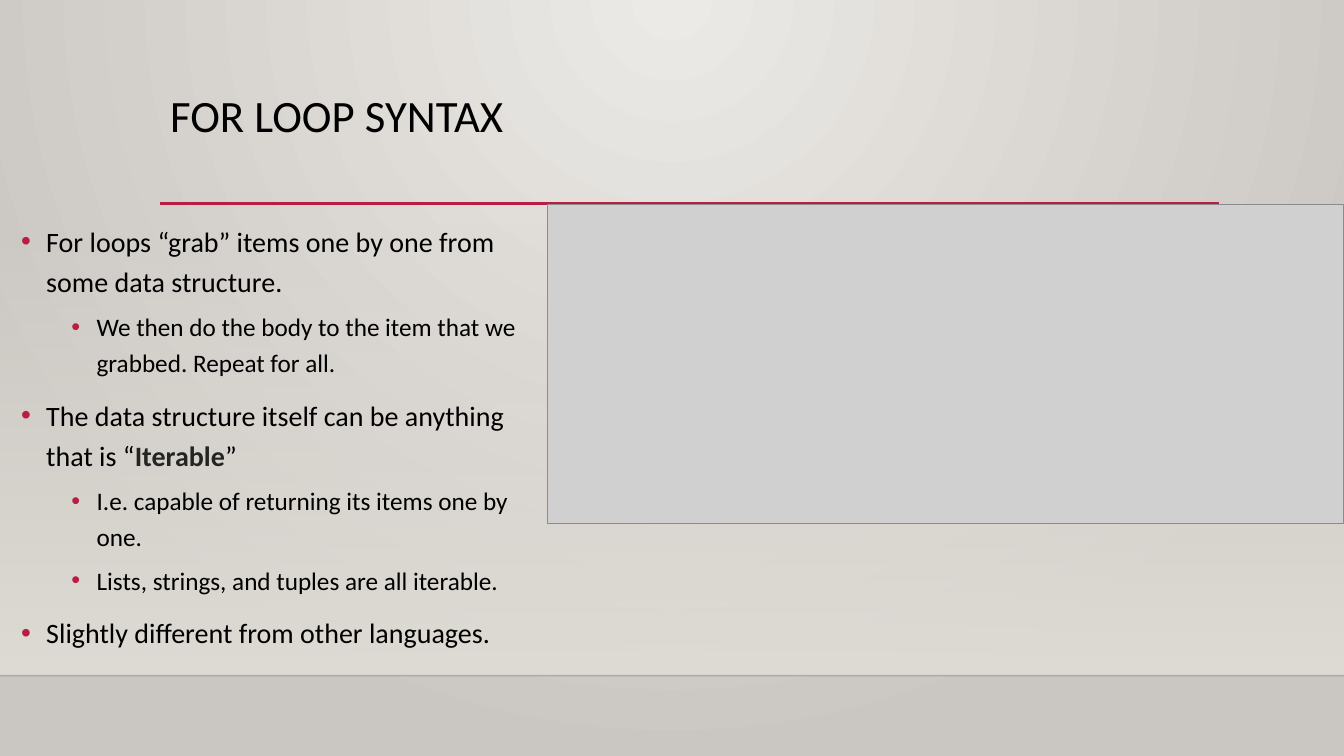
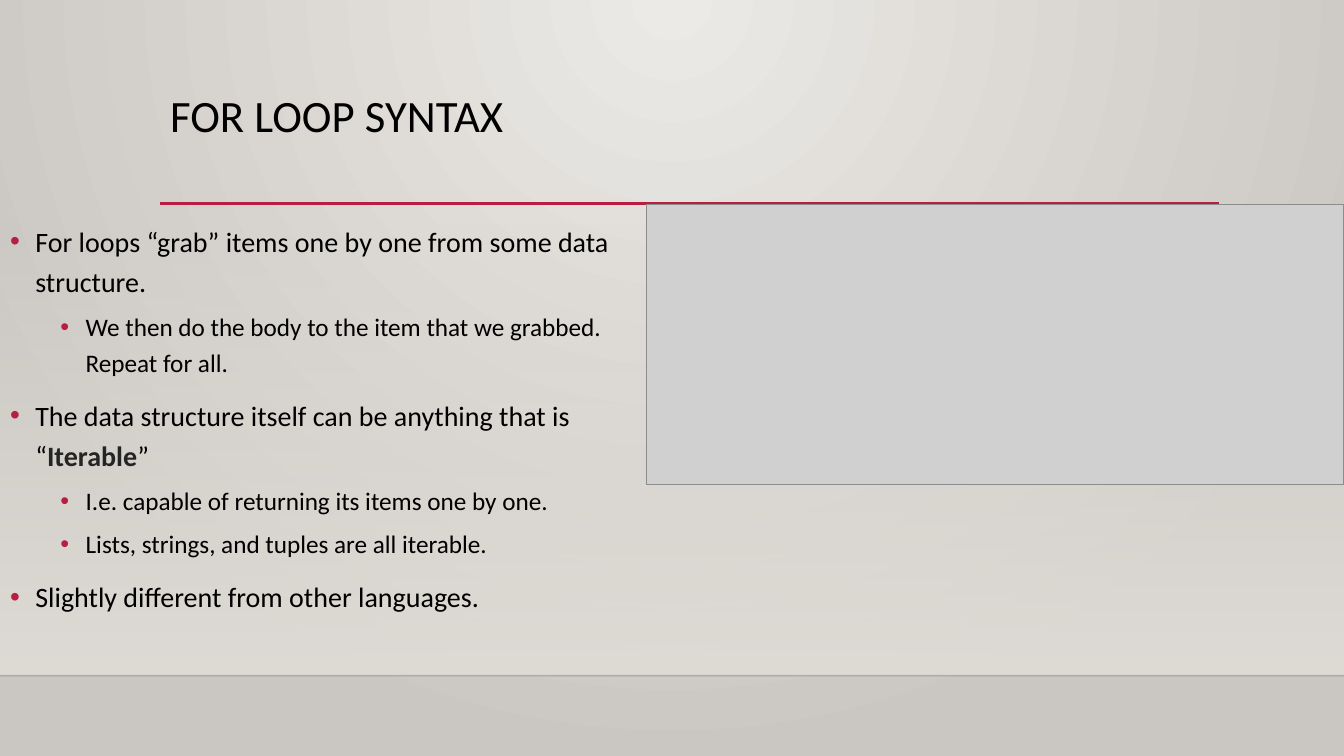
Before and after one commit to okohnkay/Programming_Basics_for_ML, a slide deck: slide 6 of course_material/slides/003_loops.pptx. Drawn at 1344x756 pixels with LibreOffice and Linux fonts; fonts in the diff are those of the drawing; grey boxes stand for pictures; background and template pictures are left out. Boxes give left, top, right and bottom in pixels: in the first picture for what was removed or moved away, otherwise in the second. Text is boxed around its words. In the diff, an @@ line names an element or a change of style, - is before the commit and + after.

```diff
--- a/course_material/slides/003_loops.pptx
+++ b/course_material/slides/003_loops.pptx
@@ picture: place and size @@
-picture at [547, 205, 1344, 524]
+picture at [646, 205, 1344, 485]
@@ text "For loops “grab” items one ..." rewrapped from [46, 232, 515, 648] to [35, 232, 608, 612] @@
```
Also in this commit, not shown: 1 other slide changed, 6 other files.
